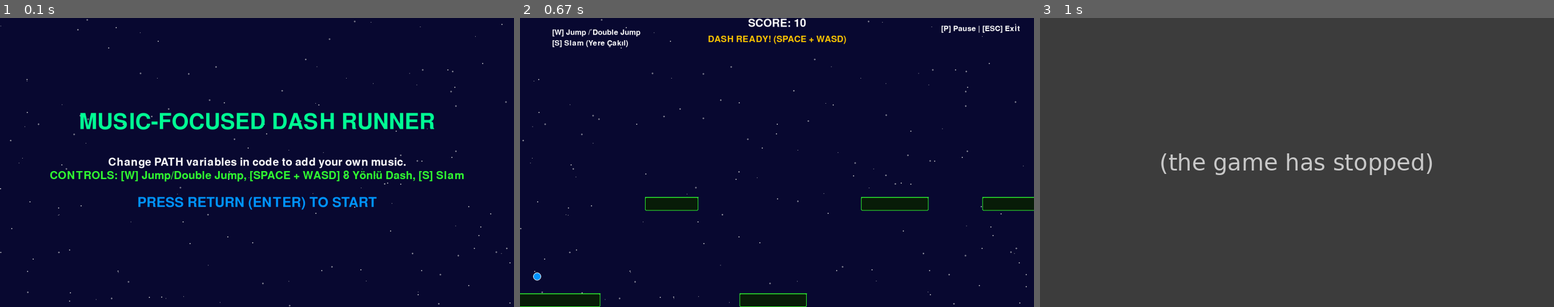
Above: before the commit, frames 1-3 (left to right).
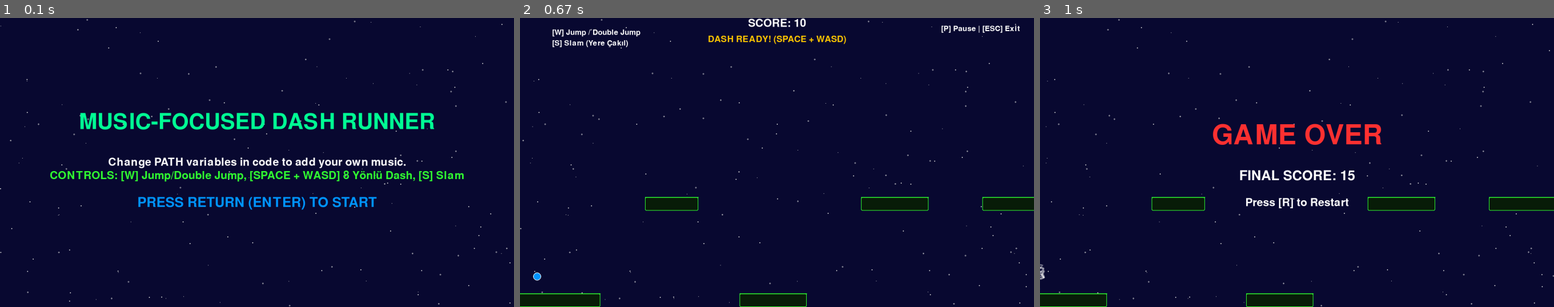
Above: after the commit, the same moments.

Repository: FahrettinPasha/Infinite-Dash-Runner-Pygame
Game: pygame game, started from A.py
Two runs of this game, one before a commit and one after it. Both use one fixed random seed, a clock stepped at 60 frames per second and the inputs below.
Inputs:
- Up to frame 1 (0.1 s): no input
- Up to frame 2 (0.67 s): tap Enter at 0.33 s
- Up to frame 3 (1 s): hold W from 0.67 s (still down)

Frames 1-2 are identical in both runs. In frame 3, 100% of the frame differs, in the area x 0-100%, y 0-100%.
Error before the commit: NameError: name 'particle' is not defined (A.py line 466); the game stopped at 0.67 s (later frames are placeholders)

Commit message:
Improve jump effects and particle generation
hata düzeldi

Diff:
--- a/A.py
+++ b/A.py
@@ -437,7 +437,8 @@
                     AMBIENT_CHANNEL.unpause()
 
             if GAME_STATE == 'PLAYING':
-
+                center_x = player_x + player_size // 2
+                center_y = player_y + player_size // 2
                 # --- DOUBLE JUMP (W key) ---
                 if event.key == pygame.K_w and jumps_left > 0 and not is_dashing and not is_slamming:
                     jumps_left -= 1
@@ -446,26 +447,41 @@
                     if JUMP_SOUND:
                         FX_CHANNEL.play(JUMP_SOUND)
 
-                    # === ABARTILI JUMP/DOUBLE JUMP EFEKTİ ===
-                    spark_color = PLAYER_NORMAL if jumps_left > 0 else PLAYER_DASH
-
+                    # Değişkenleri burada tanımlıyoruz ki aşağıdaki tüm efektler kullansın
                     center_x = player_x + player_size // 2
                     center_y = player_y + player_size // 2
 
-                    for _ in range(25):
+                    # === ABARTILI JUMP EFEKTİ ===
+                    spark_color = PLAYER_NORMAL if jumps_left > 0 else PLAYER_DASH
+
+                    for _ in range(20):
                         angle = random.uniform(0.6 * math.pi, 1.4 * math.pi)
-                        speed = random.uniform(8, 15)
-
-                        if random.random() < 0.4:
-                            end_x = center_x + math.cos(angle) * 30
-                            end_y = center_y + math.sin(angle) * 30
-                            vfx = LightningBolt(center_x, center_y, end_x, end_y, WHITE, life=15, displace=18)
-                        else:
-                            particle = FlameSpark(center_x, center_y, angle, speed, spark_color, life=30, size=random.randint(5, 8))
-
-                        all_vfx.add(particle)# burası hatalı
+                        speed = random.uniform(6, 14)
+                        particle = FlameSpark(
+                            center_x, center_y,
+                            angle, speed,
+                            spark_color,
+                            life=35,
+                            size=random.randint(6, 9))
+                        all_vfx.add(particle)
+
+                    # LIGHTNING = BONUS (Hatanın olduğu kısım artık çalışacak)
+                    for _ in range(8):
+                        angle = random.uniform(0.6 * math.pi, 1.4 * math.pi)
+                        length = random.uniform(50, 90)
+                        # center_x ve center_y yukarıda tanımlandığı için hata vermeyecek
+                        end_x = center_x + math.cos(angle) * length
+                        end_y = center_y + math.sin(angle) * length
+                        bolt = LightningBolt(
+                                center_x, center_y,
+                                end_x, end_y,
+                                WHITE,
+                                life=18,
+                                displace=22)
+                        all_vfx.add(bolt)
+
                     # =============================================================
-                    sound_feedback_timer = 30
+                sound_feedback_timer = 30
 
                 # --- SLAM (S key while jumping) ---
                 if event.key == pygame.K_s and is_jumping and not is_dashing and not is_slamming:
